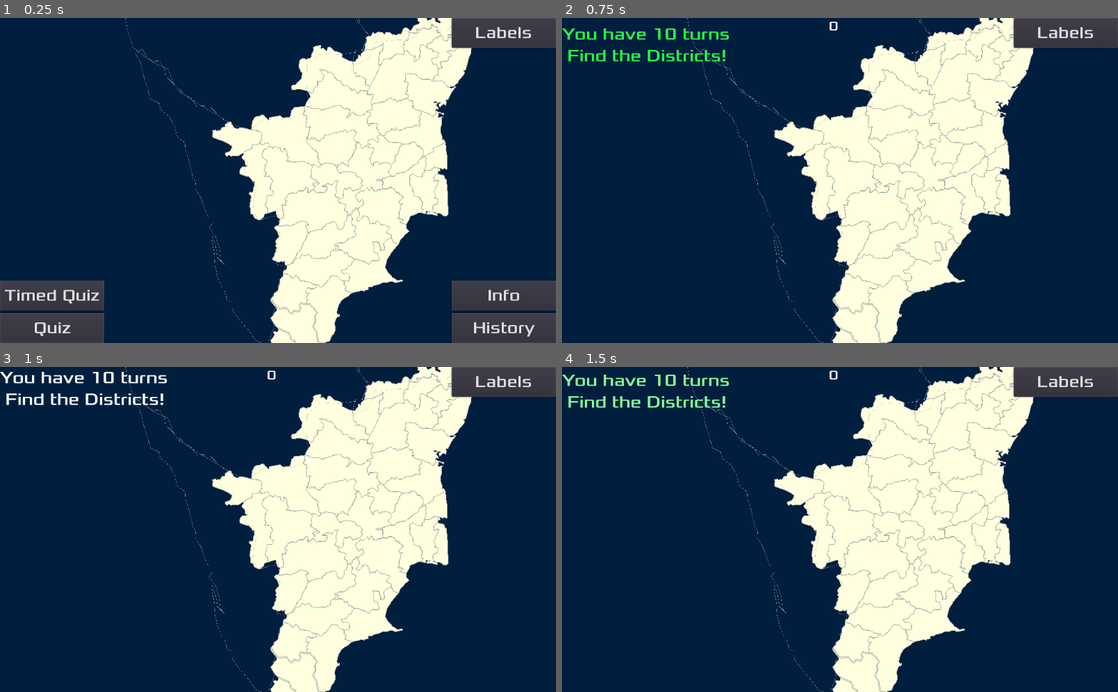
Above: before the commit, frames 1-4 (two rows, left to right).
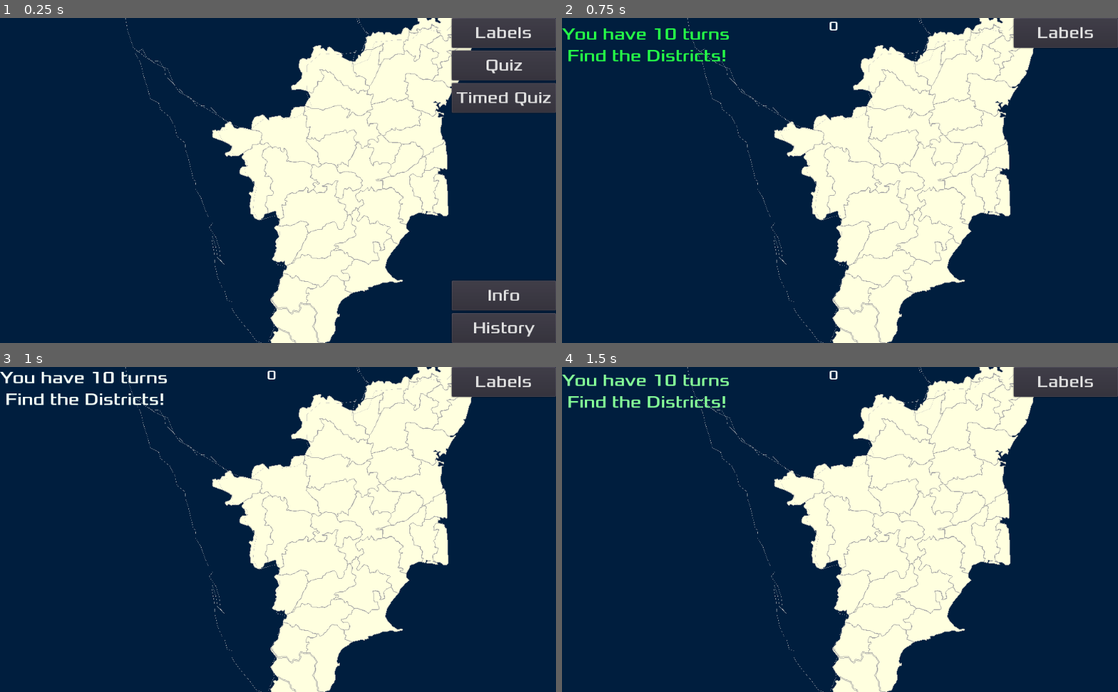
Above: after the commit, the same moments.

Repository: sharun-s/godot-tn
Game: Godot game, scene res://Node2D.tscn
Two runs of this game, one before a commit and one after it. Both use one fixed random seed, a clock stepped at 60 frames per second and the inputs below.
Inputs (mouse positions are in pixels of both pictures, inside the frame that each line leads up to):
- Up to frame 1 (0.25 s): no input
- Up to frame 2 (0.75 s): click "Quiz" at 0.5 s
- Up to frame 3 (1 s): no input
- Up to frame 4 (1.5 s): tap Enter at 1.25 s; drag from (951, 490) to (995, 393) at 1.27 s

The runs differ from the first frame. In frame 1, 7.0% of the frame differs, in the area x 0-100%, y 9-100%; in frame 2, nothing differs; in frame 3, nothing differs; in frame 4, nothing differs.

Commit message:
Info box layout change. Fullscreen infobox means player has to go back and forth between map and infobox every move. Side bar layout reduces that.

Diff:
--- a/InfoCenter.gd
+++ b/InfoCenter.gd
@@ -1,16 +1,32 @@
 extends GridContainer
 var facts:={
+		Ariyalur=['prehistoric fossils','Gangaikondacholapuram'],
 		Chennai=["State Capital"],
 		Chengalpattu=[
 			"Named after the Sengazhuneer poo (Red White Lily) that grows in abundance along the river banks",
 			"Mahaballipuram site of some of the earliest Rock Temples and Stone Sculpture that influenced the style of Temple Architecture throughout South India"],
-		Kanyakumari=[
+		Coimbatore=[
+			'Eastern end of the Palakkad Gap, the lowest pass through the Western Ghats linking Kerala and Tamil Nadu. Also called Kovai',
+			'Coimbatore is called the Manchester of South India due to extensive textile industry, fed by the surrounding cotton fields'
+		],
+		Cuddalore=[
+			'Nataraja dance at thilai Natyanjali Dance Festival feb march on mahashivratri expand...',
+			'Pichawaram mangroves',
+		'Koodalur means confluence in Tamil. It is the place where the Pennaiyar, Kedilam, Paravanar and Uppanaar rivers join',
+		'Ports, Beaches, fishing villages','Was known as Naadu Nadu or the middle kingdom betweene Cholas in the South and the Pallavas in the North',
+		"Fort St David in Cuddalore was one of the main British trading posts controling their activities in South India in the early 1700. So Cuddalore became the site of multiple wars with the French based 25kms North in Pondicherry",
+		"Silver Beach is one of the longest beaches found on the Coromandel Coast. 2700 people lost their life here during the 2004 Tsunami", 'Chidambaram temple','Pichawaram Mangrove forests'],
+		Dindigul=['Famous Kodaikanal hill station'],
+		Dharmapuri=["Hogenakkal"],
+		Erode=[
+			"Turmeric",
+			"Agri powerhouse due to rivers and dams",
+			"Sathyamangalam Tiger Reserve 83 tigers and 111 Leopards"
+		],
+		Kanyakumari=["Nanjilnadu cuisine Puttu, Appam, Idiappam, Seafood, Coconut oil based",
 			"Southern most district of TN and the Indian main land",
 			"Nagarcoil is the District HQ",
 			"The only district of TN facing the Arabian Sea"],
-		Salem=['Steal'],
-		Theni=['Indian Neutrino Observatory',
-		'Meghamalai Wildlife Sanctuary'],
 		Kanchipuram=[
 			"District HQ is Kanchipuram also known as the City of a Thousand Temples",
 			"Capital of the Panllava Kingdom from the 4th to the 9th Century",
@@ -19,47 +35,74 @@
 			"Ekambareswarar Temple covers 25 acres is one of the largest temple complexes in India. The Southern Gopuram is 11 stories tall making it one of the taller temple towers. Showcasing the architecture of the Vijayanagara dynasty",
 			"Kailasanathar Temple and the Vaikunta Perumal Temple found here are nearly 1350 years old"
 		],
-		Tiruvarur=[
-			'Thyagaraja Temple Chariot in Thiruvarur stands 96 feet tall',
-			'Birthplace of Saint Thyagaraja, the composer of Carnatic music'
-		],
 		Krishnagiri=[
 			"Krishnagiri district is one of the largest producers of Mangoes in India"
 		],
-		Ramanathapuram=[
-			"Birth place of President A.P.J Abdul Kalam",
-			"Rameshwaram/Dhanushkodi"
-		],
-		Thanjavur=[
-			"Brihadeshwara temple",
-			"Seat of the Chola Empire",
-			"Thanjavur dolls popularly known as Thalaiyatti Bommai are made of clay which is found along the river Cauvery"
-		],
-		Madurai=[
+		Kallakurichi=['Mainly a rural area 50 years ago increased road connectivity has turned into an emerging agricultural hub.',
+		'The Kalvarayan Hills are pristine unexplored area with the Vellimalai hilltop becoming a popular tourist spot for locals during the monsoon season.'],
+		Karur=["Capital of the Chera Kings"],
+		Perumbalur=['Leads the state in Small Onion production'],
+		Pudukotai=['Was a independent princely state ruled by the Thondaimans since the 17th century'],
+		Mayiladithurai=[ 'Ancient Port town of Poombuhar where the Kaveri meets the sea '],
+		Madurai=['Chithirai Festival',
+			'jigarthanda, muttaiparotta (minced parotta and scrambled egg), paruthipal (made of cottonseeds), Karidosai (dosai with mutton) & ennaidosai',
 			'The Meenakshi Amman Temple is one of the largest temple complexes in the state with 14 Gopurams (Gateway Towers), 33000 scupltures, a thousand pillared hall, tank legend, parrots...',
 			'Many areas well known for conducting the Jallikattu (bull taming) ceremony during the Pongal (harvest festival) season',
 			'Jasmine (Madurai Malli)'
 		],
+		Nagapattinam=['Sambandar of Sirkazhi and the Jains - Thirumarai ', 'Velankanni festival', 'Was hit by the 2004 Tsunami 6000 lives lost', 'Danish Fort' ],
+		Nilgiris=[
+			'coffee, tea, rubber, eucalyptus plantaination',
+			'Mudumalai Tiger Reserve is the largest in TN with 160 using the corridor and 103 resident ' ],
+		Namakkal=['Cauvery flows thro, Tiruchengode...','Known for its Poutry Farms and  Lorry body building industry', 'Namakkal derives from Namagiri, the name of the single 65m high rock formation at the center of the Namakkal town. A Fort covering one and half acres was built on top of the rock in the 17th century'],
+		Ranipet=['Ceramics'],
+		Ramanathapuram=[
+			"Birth place of A.P.J Abdul Kalam, rocket man, pokhran 2, peoples president...",
+			"Hi! I am Abdul. Welcome to Pamban Island",
+			'According to legend the site from which Ramas Army builds a bridge over the ocean to Lanka',
+			"Mandapam - Pamban Bridge - Pamban-Rameshwaram/Dhanushkodi",
+			"In 1964 a cyclone hit Pamban Island with 25 ft waves washing away the town of Danushkodi. Today the remain of the ghost town are a tourist attraction."
+		],
+		Salem=['Steal', 'Shevaroy Hills - near salem - yercaud - orchidarium - old coffee plantations highest peak of the southern eastern ghats in TN - lots of species of snake, lizard, frogs and birds not found anywhere else'],
+		Sivagangai=['Kaniyan - Yaadhum Oore Yaavarum Kelir',
+			'Chettinad formed by a prosperous banking and business community built from trading with Burma, Ceylon and Malaysia',
+		'Athangudi tiles', 'Known for the famous Chettinad cuisine',
+			'Found here is the 2500 year old Keezhadi excavation site, including plates with the Tamil-Brahmi script'
+		],
+		Theni=['Indian Neutrino Observatory',
+		'Meghamalai Wildlife Sanctuary'],
+		Tiruvarur=[
+			'Somaskanda iconography',
+			'Thyagaraja Temple Chariot in Thiruvarur stands 96 feet tall',
+			'Birthplace of Saint Thyagaraja, the composer of Carnatic music'
+		],
+		Thanjavur=[
+			"The Rice Bowl of Tamil Nadu",
+			"Made popular Ghee Pongal, Puliyodarai (tamarind rice)",
+			"Kumbakonam, every 12 years Mahamaham festival draws millions of devotees for a dip in the huge temple tank complex spanning 20 sq acres",
+			"The 1000 year old Brihadeshwara temple",
+			"Seat of the Chola Empire",
+			"Thanjavur dolls popularly known as Thalaiyatti Bommai are made of clay which is found along the river Cauvery"
+		],
 		Tirunelveli=["Halwa"],
-		Erode=[
-			"Turmeric",
-			"Agri powerhouse due to rivers and dams",
-			"Sathyamangalam Tiger Reserve 83 tigers and 111 Leopards"
-		],
-		Coimbatore=[
-			'Eastern end of the Palakkad Gap, the lowest pass through the Western Ghats linking Kerala and Tamil Nadu. Also called Kovai',
-			'Coimbatore is called the Manchester of South India due to extensive textile industry, fed by the surrounding cotton fields'
-		],
 		Tiruvannamalai=[
 			"Arunachala hill, deepam festival",
 			"Arni silk production",
 			"Largest Rice producers"
 		],
-		Namakkal=['Cauvery flows thro, Tiruchengode...','Known for its Poutry Farms and  Lorry body building industry', 'Namakkal derives from Namagiri, the name of the single 65m high rock formation at the center of the Namakkal town. A Fort covering one and half acres was built on top of the rock in the 17th century'],
-		Sivagangai=['Chettinad formed by a prosperous banking and business community built from trading with Burma, Ceylon and Malaysia',
-		'Athangudi tiles', 'Known for the famous Chettinad cuisine',
-			'Found here is the 2500 year old Keezhadi excavation site, including plates with the Tamil-Brahmi script'
-		],
+		Tiruvallur=['Sarvepalli Radhakrishnan was born in Tiruttani',
+		'Pulicat town found at the tip of Pulicat Lake',
+		'casuarinas','Tiruttani Murgan temple - Aadi Krittikai - kavadis',
+		'Very industrialized district manufacturing everything from cycles, tanks to trains'],
+		Thoothukudi=["ISRO is building its new space port here at Kulasekharapatnam ","Known in the past as the Pearl Fishery Coast",
+		"Veerapandiya Kattabomman","great poet Subramanya Bharathi",
+		"V.O.Chidambaram Pillai Swadeshi Steamship Company",
+		"dugong sea grass medows"],
+		Tiruppur=["Textile export hub"],
+		Tirupathur=['Surrounded by the Javadhu and Yelagiri Hills known for rivers, waterfalls and sandal wood trees', 'Ambur Biriyani'],
+		Tiruchirapalli=['The Srirangam temple complex covers 156 acres making it the largest templex complex in the country. Famous for festivals conducted throughout the year',
+		'Rockfort Temple'],
+		Tenkasi=['Old Courtallam Falls', 'Thirukutralam'],
 		Vilippuram=["Pondicherry, Auroville ",
 			"Gingee Fort is found here. Sivaji called it the most impregnable fortress in India"
 		],
@@ -69,47 +112,37 @@
 			'The 192 ft Gopuram of the Srivilliputhur Temple built here, dedicated to Andal the only female among the poet saints of south india, is the symbol of the Tamil Nadu Govt'
 		],
 		Vellore=[
+			"The famous Ambur biryani, thanks to Mughal influence from the mughal court of the Nawab of Arcot",
 			"Top exporter of finished Leather goods in the country",
 			"500 year old Vellore Fort is a popular tourist attraction. Was location of the 1806 Sepoy Mutiny against the British"
-		],
-		Thoothukudi=["ISRO is building its new space port here at Kulasekharapatnam ","Known in the past as the Pearl Fishery Coast",
-		"Veerapandiya Kattabomman","great poet Subramanya Bharathi",
-		"V.O.Chidambaram Pillai Swadeshi Steamship Company"],
-		Karur=["Capital of the Chera Kings"],
-		Mayiladithurai=[ 'Ancient Port town of Poombuhar where the Kaveri meets the sea '],
-		Tiruppur=["Textile export hub"],
-		Tirupathur=['Surrounded by the Javadhu and Yelagiri Hills known for rivers, waterfalls and sandal wood trees', 'Ambur Biriyani'],
-		Tiruchirapalli=['The Srirangam temple complex covers 156 acres making it the largest templex complex in the country. Famous for festivals conducted throughout the year',
-		'Rockfort Temple'],
-		Pudukotai=['Was a independent princely state ruled by the Thondaimans since the 17th century'],
-		Tenkasi=['Old Courtallam Falls', 'Thirukutralam'],
-		Perumbalur=['Leads the state in Small Onion production'],
-		Ariyalur=['prehistoric fossils','Gangaikondacholapuram'],
-		Ranipet=['Ceramics'],
-		Kallakurichi=['Mainly a rural area 50 years ago increased road connectivity has turned into an emerging agricultural hub.',
-		'The Kalvarayan Hills are pristine unexplored area with the Vellimalai hilltop becoming a popular tourist spot for locals during the monsoon season.'],
-		Cuddalore=['Koodalur means confluence in Tamil. It is the place where the Pennaiyar, Kedilam, Paravanar and Uppanaar rivers join',
-		'Ports, Beaches, fishing villages','Was known as Naadu Nadu or the middle kingdom betweene Cholas in the South and the Pallavas in the North',
-		"Fort St David in Cuddalore was one of the main British trading posts controling their activities in South India in the early 1700. So Cuddalore became the site of multiple wars with the French based 25kms North in Pondicherry",
-		"Silver Beach is one of the longest beaches found on the Coromandel Coast. 2700 people lost their life here during the 2004 Tsunami", 'Chidambaram temple','Pichawaram Mangrove forests'],
-		Dindigul=['Famous Kodaikanal hill station'],
-		Dharmapuri=["Hogenakkal"],
-		Nagapattinam=['Velankanni festival', 'Was hit by the 2004 Tsunami 6000 lives lost', 'Danish Fort' ],
-		Nilgiris=[
-			'coffee, tea, rubber, eucalyptus plantaination',
-			'Mudumalai Tiger Reserve is the largest in TN with 160 using the corridor and 103 resident ' ]
+		]
 	}
 
 func sea():
 	var a:AnimatedTexture = AnimatedTexture.new()
 	a.frames=10
+	a.fps=2
 	for i in range(1,11):
 		a.set_frame_texture(i-1, load("res://sea_"+str(i)+".png"))
+	#var cnt=11
+	#for i in range(10, 1, -1):
+	#	a.set_frame_texture(cnt, load("res://sea_"+str(i)+".png"))
+	#	cnt=cnt+1
+	return a
+
+func panther():
+	var a:AnimatedTexture = AnimatedTexture.new()
+	a.frames=6
+	a.fps=2
+	for i in range(1,7):
+		a.set_frame_texture(i-1, load("res://panther_"+str(i)+".png"))
 	return a
 
 var dummyimg=[
-	preload("res://sea_1.png"),
+	panther(),
 	preload("res://nat.png"),
+	preload("res://elephant.png"),
+	preload("res://flame.png"),
 	sea(),
 	]
 # Called when the node enters the scene tree for the first time.
--- a/InfoCenter.tscn
+++ b/InfoCenter.tscn
@@ -8,27 +8,28 @@
 content_margin_right = 14.0
 content_margin_top = 14.0
 content_margin_bottom = 14.0
-bg_color = Color( 0.12549, 0.294118, 0.337255, 0.784314 )
-border_width_left = 8
-border_width_top = 8
-border_width_right = 8
-border_width_bottom = 8
+bg_color = Color( 0, 0, 0, 1 )
+border_width_left = 6
+border_width_top = 6
+border_width_right = 6
+border_width_bottom = 6
 border_color = Color( 1, 0.8, 0.266667, 1 )
 corner_radius_top_left = 8
 corner_radius_top_right = 8
 corner_radius_bottom_right = 8
 corner_radius_bottom_left = 8
+corner_detail = 4
 
 [sub_resource type="DynamicFont" id=2]
 size = 36
 font_data = ExtResource( 2 )
 
 [sub_resource type="StyleBoxFlat" id=3]
-bg_color = Color( 0.0313726, 0.105882, 0.32549, 1 )
-border_width_left = 4
-border_width_top = 4
-border_width_right = 4
-border_width_bottom = 4
+bg_color = Color( 0, 0, 0, 1 )
+border_width_left = 2
+border_width_top = 2
+border_width_right = 2
+border_width_bottom = 2
 border_color = Color( 0.909804, 0.619608, 0.168627, 1 )
 corner_radius_top_left = 8
 corner_radius_top_right = 8
@@ -48,32 +49,34 @@
 corner_radius_bottom_left = 8
 
 [sub_resource type="DynamicFont" id=5]
-size = 30
+size = 24
 font_data = ExtResource( 2 )
 
 [sub_resource type="DynamicFont" id=6]
 size = 30
 font_data = ExtResource( 2 )
 
+[sub_resource type="StyleBoxFlat" id=7]
+bg_color = Color( 0, 0, 0, 1 )
+
 [node name="Grid" type="GridContainer"]
 anchor_right = 1.0
 anchor_bottom = 1.0
 size_flags_horizontal = 3
 size_flags_vertical = 3
-columns = 2
 script = ExtResource( 3 )
 __meta__ = {
 "_edit_use_anchors_": false
 }
 
 [node name="VBoxContainer" type="VBoxContainer" parent="."]
-margin_right = 510.0
-margin_bottom = 600.0
+margin_right = 1024.0
+margin_bottom = 298.0
 size_flags_horizontal = 3
 size_flags_vertical = 3
 
 [node name="NameBox" type="Label" parent="VBoxContainer"]
-margin_right = 510.0
+margin_right = 1024.0
 margin_bottom = 119.0
 size_flags_vertical = 1
 custom_styles/normal = SubResource( 1 )
@@ -88,24 +91,24 @@
 
 [node name="PanelContainer" type="PanelContainer" parent="VBoxContainer"]
 margin_top = 123.0
-margin_right = 510.0
-margin_bottom = 600.0
+margin_right = 1024.0
+margin_bottom = 298.0
 size_flags_horizontal = 3
 size_flags_vertical = 3
 custom_styles/panel = SubResource( 3 )
 
 [node name="imgbox" type="TextureRect" parent="VBoxContainer/PanelContainer"]
-margin_left = 4.0
-margin_top = 4.0
-margin_right = 506.0
-margin_bottom = 473.0
+margin_left = 2.0
+margin_top = 2.0
+margin_right = 1022.0
+margin_bottom = 173.0
 size_flags_horizontal = 3
 size_flags_vertical = 3
 expand = true
 stretch_mode = 6
 
 [node name="VBoxContainer2" type="VBoxContainer" parent="."]
-margin_left = 514.0
+margin_top = 302.0
 margin_right = 1024.0
 margin_bottom = 600.0
 size_flags_horizontal = 3
@@ -113,8 +116,8 @@
 custom_constants/separation = 2
 
 [node name="FactBox" type="Label" parent="VBoxContainer2"]
-margin_right = 510.0
-margin_bottom = 396.0
+margin_right = 1024.0
+margin_bottom = 100.0
 size_flags_horizontal = 3
 size_flags_vertical = 3
 custom_styles/normal = SubResource( 4 )
@@ -123,13 +126,13 @@
 autowrap = true
 
 [node name="MarginContainer" type="VBoxContainer" parent="VBoxContainer2"]
-margin_top = 398.0
-margin_right = 510.0
-margin_bottom = 600.0
+margin_top = 102.0
+margin_right = 1024.0
+margin_bottom = 298.0
 custom_constants/separation = 10
 
 [node name="Neighbours" type="Button" parent="VBoxContainer2/MarginContainer"]
-margin_right = 510.0
+margin_right = 1024.0
 margin_bottom = 43.0
 size_flags_horizontal = 3
 size_flags_vertical = 3
@@ -138,7 +141,7 @@
 
 [node name="history" type="Button" parent="VBoxContainer2/MarginContainer"]
 margin_top = 53.0
-margin_right = 510.0
+margin_right = 1024.0
 margin_bottom = 96.0
 size_flags_horizontal = 3
 size_flags_vertical = 3
@@ -147,17 +150,19 @@
 
 [node name="clue" type="Button" parent="VBoxContainer2/MarginContainer"]
 margin_top = 106.0
-margin_right = 510.0
-margin_bottom = 149.0
+margin_right = 1024.0
+margin_bottom = 143.0
 size_flags_horizontal = 3
 size_flags_vertical = 3
+custom_styles/normal = SubResource( 7 )
 custom_fonts/font = SubResource( 6 )
+custom_colors/font_color = Color( 1, 0.8, 0.0666667, 1 )
 text = "Clue"
 
 [node name="Back" type="Button" parent="VBoxContainer2/MarginContainer"]
-margin_top = 159.0
-margin_right = 510.0
-margin_bottom = 202.0
+margin_top = 153.0
+margin_right = 1024.0
+margin_bottom = 196.0
 size_flags_horizontal = 3
 size_flags_vertical = 3
 custom_fonts/font = SubResource( 6 )
--- a/Node2D.tscn
+++ b/Node2D.tscn
@@ -27,10 +27,6 @@
 
 [sub_resource type="DynamicFont" id=6]
 size = 24
-font_data = ExtResource( 3 )
-
-[sub_resource type="DynamicFont" id=7]
-size = 32
 font_data = ExtResource( 3 )
 
 [node name="TN" type="Node2D"]
@@ -79,10 +75,12 @@
 }
 
 [node name="Quiz" type="Button" parent="HUD"]
-anchor_top = 1.0
-anchor_bottom = 1.0
-margin_top = -55.0
-margin_right = 192.0
+anchor_left = 1.0
+anchor_top = 0.1
+anchor_right = 1.0
+anchor_bottom = 0.1
+margin_left = -192.0
+margin_bottom = 55.0
 custom_fonts/font = SubResource( 5 )
 text = "Quiz"
 __meta__ = {
@@ -103,10 +101,12 @@
 }
 
 [node name="Timed" type="Button" parent="HUD"]
-anchor_top = 0.9
-anchor_bottom = 0.9
-margin_top = -55.0
-margin_right = 192.0
+anchor_left = 1.0
+anchor_top = 0.2
+anchor_right = 1.0
+anchor_bottom = 0.2
+margin_left = -192.0
+margin_bottom = 55.0
 custom_fonts/font = SubResource( 5 )
 text = "Timed Quiz"
 __meta__ = {
@@ -161,58 +161,8 @@
 "_edit_use_anchors_": false
 }
 
-[node name="E" type="Button" parent="HUD"]
-visible = false
-margin_left = 128.0
-margin_top = 64.0
-margin_right = 192.0
-margin_bottom = 128.0
-custom_fonts/font = SubResource( 7 )
-toggle_mode = true
-text = "E"
-__meta__ = {
-"_edit_use_anchors_": false
-}
-
-[node name="N" type="Button" parent="HUD"]
-visible = false
-margin_left = 64.0
-margin_right = 128.0
-margin_bottom = 64.0
-custom_fonts/font = SubResource( 7 )
-toggle_mode = true
-text = "N"
-__meta__ = {
-"_edit_use_anchors_": false
-}
-
-[node name="W" type="Button" parent="HUD"]
-visible = false
-margin_top = 64.0
-margin_right = 65.0
-margin_bottom = 125.0
-custom_fonts/font = SubResource( 7 )
-toggle_mode = true
-text = "W"
-__meta__ = {
-"_edit_use_anchors_": false
-}
-
-[node name="S" type="Button" parent="HUD"]
-visible = false
-margin_left = 65.0
-margin_top = 128.0
-margin_right = 128.0
-margin_bottom = 192.0
-custom_fonts/font = SubResource( 7 )
-toggle_mode = true
-text = "S"
-__meta__ = {
-"_edit_use_anchors_": false
-}
-
 [node name="Grid" parent="HUD" instance=ExtResource( 4 )]
-visible = false
+anchor_right = 0.3
 
 [node name="Timer" type="Timer" parent="."]
 one_shot = true
@@ -230,3 +180,4 @@
 [connection signal="toggled" from="HUD/Labels" to="." method="_on_Labels_toggled"]
 [connection signal="pressed" from="HUD/Learn" to="." method="_on_Learn_toggled"]
 [connection signal="timeout" from="QuizTimer" to="." method="_on_QuizTimer_timeout"]
+[connection signal="hit" from="Gopal" to="." method="_on_Gopal_hit"]
--- a/TN.gd
+++ b/TN.gd
@@ -397,8 +397,7 @@
 			score+=1
 			attempts+=1
 			$HUD/Score.text=str(score)+' / '+str(attempts)
-			#get_node(district).get_child(0).color=selected_color_right
-			blink(district, selected_color_right)
+			get_node(district).get_child(0).color=selected_color_right
 			$Label.text=district
 			$Label.rect_global_position=center(district)
 			timed_msg("[color=#"+selected_color_right.to_html(false)+"]Correct![/color]", 1, 2)
@@ -559,28 +558,10 @@
 #			print(j.name)
 #	print('GAME OVER ******',tree.get_node_count())
 
-func blink(district, color):
-	var dx=get_node(district).get_child(0)
-	for i in 5:
-		dx.modulate=color
-		yield(get_tree(), "idle_frame")
-		dx.modulate= Color(1.0, 1.0, 1.0)
-		yield(get_tree(), "idle_frame")
-	dx.modulate=Color(1.0, 1.0, 1.0)
-	dx.color=color
-
 func timed_msg(msg, period, blink:=0, blinkcolor:=Color.green):
 	$HUD/Message.bbcode_text=msg
 	$Timer.wait_time=period
 	$Timer.start()
-#	$HUD/Message.modulate= Color(1.0, 1.0, 1.0)
-#	$HUD/Message.text=msg
-#	if blink:
-#		for i in blink:
-#			$HUD/Message.modulate = blinkcolor
-#			yield(get_tree(), "idle_frame")
-#			$HUD/Message.modulate= Color(1.0, 1.0, 1.0)
-#			yield(get_tree(), "idle_frame")
 
 #func process(_delta):
 #	walkpath.show()
@@ -605,6 +586,7 @@
 	$HUD/Timed.hide()
 	$HUD/Info.hide()
 	$HUD/Learn.hide()
+	$HUD/Grid.hide()
 	#since the learn button is used to show years
 	#if game_num!=2:
 	#	$HUD/Learn.hide()
@@ -861,3 +843,6 @@
 	new_challenge()
 	timedquiz=true
 	$QuizTimer.start()
+
+func _on_Gopal_hit(district):
+	$HUD/Grid.reload(district, neighbours(district))
Not shown: 1 places in InfoCenter.tscn that only renumber resources
Not shown: 1 places in Node2D.tscn that only renumber resources
